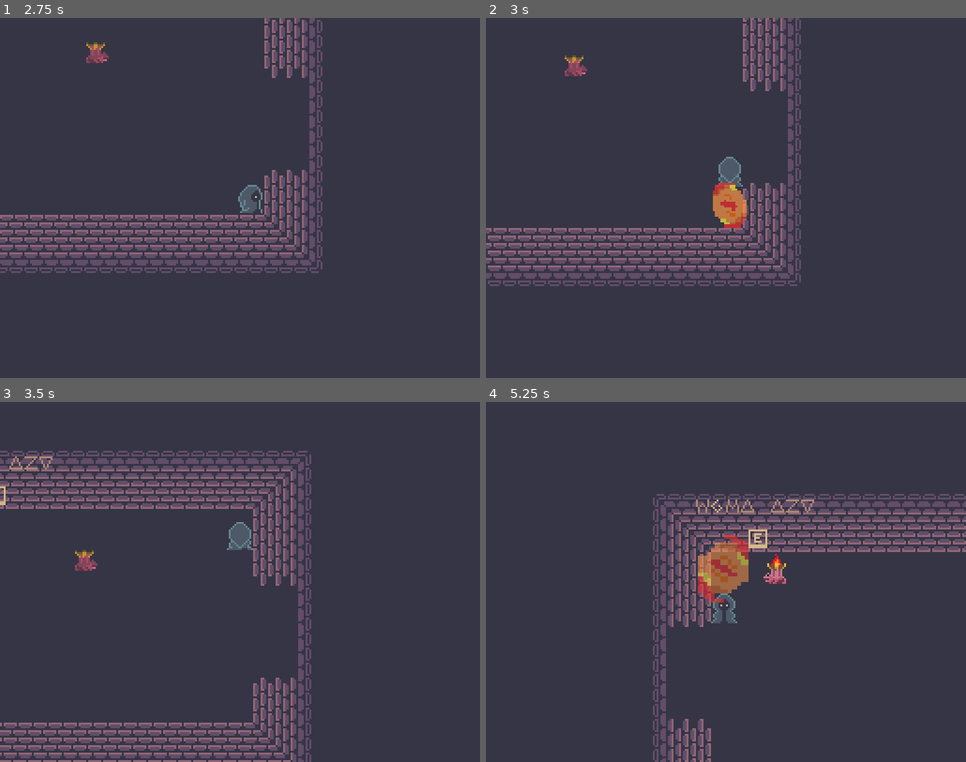
Above: before the commit, frames 1-4 (two rows, left to right).
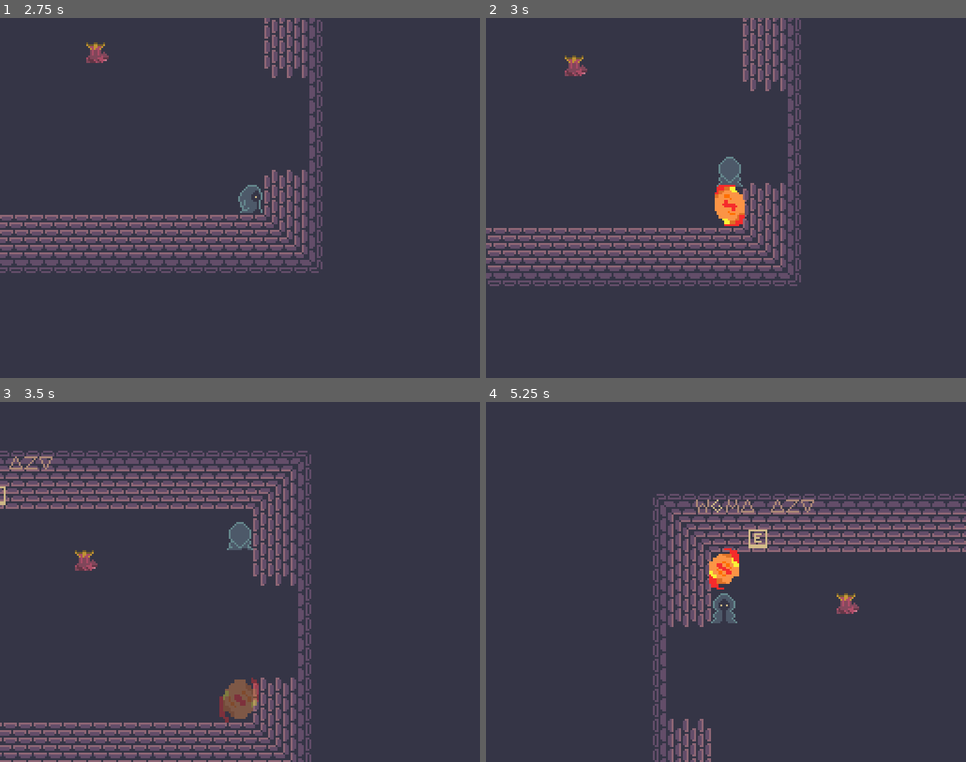
Above: after the commit, the same moments.

Repository: JoshuaKlot/gdg-game-jam-5
Game: Godot game, scene res://scene/game.tscn
Same seed, same stepped clock (60 frames per second), same inputs: the game is played once before the commit and once after it.
Inputs:
- Up to frame 1 (2.75 s): tap Enter at 0.5 s; hold D (p_right) 0.53-1.28 s; hold 1 (cast_slot0) 0.53-1.28 s; hold S (p_down) 1.28-2.03 s; tap Space (p_cast) at 1.35 s; hold D (p_right) from 2.03 s (still down); hold E (p_collect) from 2.03 s (still down)
- Up to frame 2 (3 s): release D (p_right) at 2.78 s; release E (p_collect) at 2.78 s; hold W (p_up) from 2.78 s (still down); tap 1 (cast_slot0) at 2.85 s
- Up to frame 3 (3.5 s): keep holding W (p_up)
- Up to frame 4 (5.25 s): release W (p_up) at 3.53 s; hold Space (p_cast) 3.53-4.28 s; hold A (p_left) 3.53-5.03 s; tap E (p_collect) at 4.35 s; hold S (p_down) from 5.03 s (still down); hold 1 (cast_slot0) from 5.03 s (still down)

Frame 1 is identical in both runs. In frame 2, 0.7% of the frame differs, in the area x 47-55%, y 45-59%; in frame 3, 0.7%; in frame 4, 1.8%, in the area x 44-78%, y 36-59%.

Commit message:
shrink fire spell, keep it from fading too fast

Diff:
--- a/globals.gd
+++ b/globals.gd
@@ -14,7 +14,7 @@
 var collected_sigils: Array[int] = []
 signal sigil_collected(sigil: int)
 
-var spell_scenes: Dictionary[int, PackedScene] = {
+const spell_scenes: Dictionary[int, PackedScene] = {
 	Spell.FIRE: preload("res://scene/fire_spell.tscn")
 }
 @warning_ignore("unused_signal")
--- a/scene/fire_spell.gd
+++ b/scene/fire_spell.gd
@@ -2,23 +2,26 @@
 
 
 @export var thrown := false
-@export var lifetime: float = 0.4
-@export var max_scale: float = 5
+@export var lifetime: float = 0.5
+@export var max_scale: Vector2 = Vector2.ONE * 1.5
 
-@onready var collision: CollisionShape2D = $CollisionShape2D
-@onready var sprite: AnimatedSprite2D = $AnimatedSprite2D
+var tween: Tween
 
-var alive_for: float = 0
-
-func _physics_process(delta: float) -> void:
-	var ratio := alive_for / lifetime
+func _ready() -> void:
 	if thrown:
 		pass
 	else:
-		scale = Vector2.ONE * (max_scale * ratio)
-		sprite.self_modulate.a = 1 - ratio
+		tween = create_tween().set_ease(Tween.EASE_OUT).set_trans(Tween.TRANS_CIRC)
+		tween.stop()
+		tween.tween_property(self, "scale", max_scale, lifetime)
+		tween.tween_property(self, "modulate:a", 0, lifetime + 0.1)
 
-	alive_for += delta
-	if alive_for >= lifetime:
-		#queue_free()
-		pass
+	tween.play()
+
+	print(Time.get_ticks_msec())
+
+func _physics_process(_delta: float) -> void:
+	if tween.is_running():
+		return
+	queue_free()
+	print(Time.get_ticks_msec())
